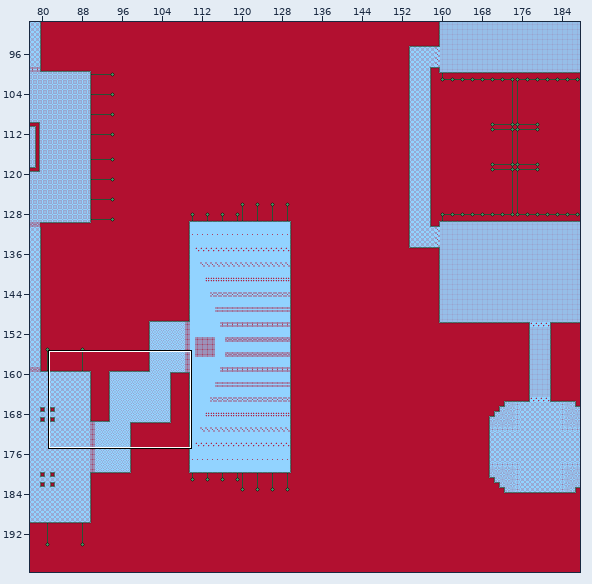
Tiled map: Assets/Ready/TileMaps/Level_52.tmx. The first picture is a wide view before the edit; the outline marks the close-up.
Close-up. As it was:
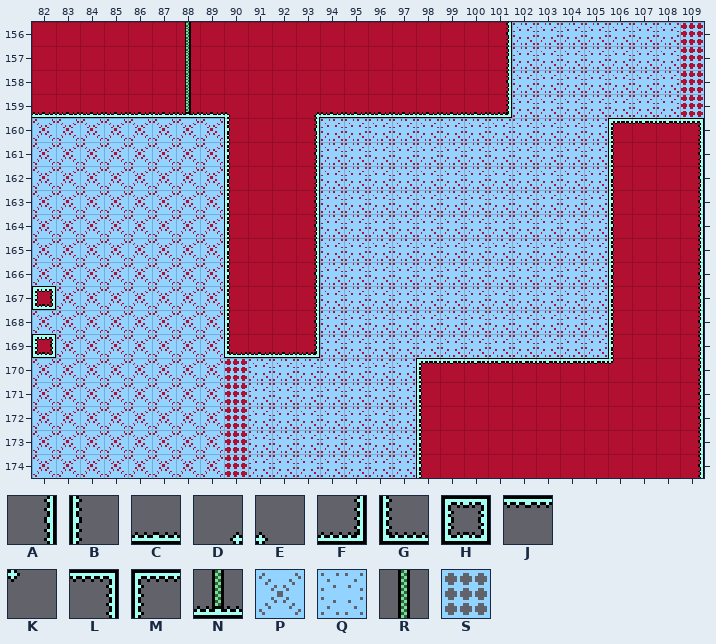
Cells are 16x16 px. Shown: x 82..109, y 156..174. The commit also changed other parts of the map, which this record leaves out.
Key: from "5x": A 3, B 4, C 48, D 49, E 50, F 51, G 51 flipped left-right, H 56, J 64, K 66, L 67, M 68, N 93 flipped left-right, P 101, Q 105, R 107 flipped left-right, S 138.
_ is an empty cell.
Layers that did not change in this view are not listed.
Layer "Floor" before, first column x 82:
156 ______R____________AQQQQQQQS
157 ______R____________AQQQQQQQS
158 ______R____________AQQQQQQQS
159 CCCCCCNCE__DCCCCCCCFQQQQQQQS
160 PPPPPPPPB__AQQQQQQQQQQQQMJJL
161 PPPPPPPPB__AQQQQQQQQQQQQB__A
162 PPPPPPPPB__AQQQQQQQQQQQQB__A
163 PPPPPPPPB__AQQQQQQQQQQQQB__A
164 PPPPPPPPB__AQQQQQQQQQQQQB__A
165 PPPPPPPPB__AQQQQQQQQQQQQB__A
166 PPPPPPPPB__AQQQQQQQQQQQQB__A
167 HPPPPPPPB__AQQQQQQQQQQQQB__A
168 PPPPPPPPB__AQQQQQQQQQQQQB__A
169 HPPPPPPPGCCFQQQQQQQQQQQQB__A
170 PPPPPPPPSQQQQQQQMJJJJJJJK__A
171 PPPPPPPPSQQQQQQQB__________A
172 PPPPPPPPSQQQQQQQB__________A
173 PPPPPPPPSQQQQQQQB__________A
174 PPPPPPPPSQQQQQQQB__________A
The same view after the edit:
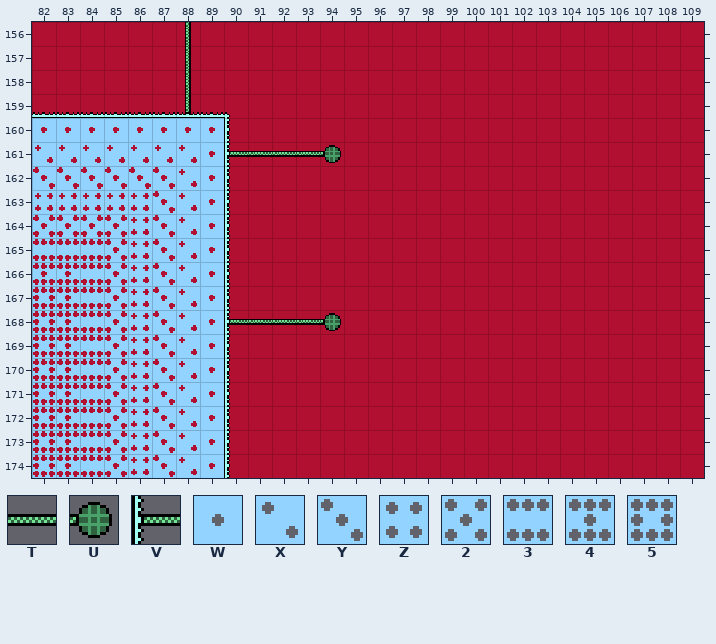
Further tiles: from "5x": T 76, U 77, V 95, W 117, X 118, Y 119, Z 120, 2 121, 3 122, 4 136, 5 137.
The edit:
Layer "Floor":
The author changed tile P to tile 2 in row 164 at x 82 to 85; in rows 165 to 174 at x 85.
The author changed tile P to tile 3 in row 165 at x 82 to 84; in rows 166 to 174 at x 84.
The author changed tile P to tile 4 in row 166 at x 82 to 83; in rows 167 to 174 at x 83.
The author changed tile H to tile 5 in row 167 at x 82; in row 169 at x 82.
The author changed tile P to tile 5 in row 168 at x 82; in rows 170 to 174 at x 82.
The author changed tile G to tile B in row 169 at x 90.
The author changed tile S to tile B in rows 170 to 174 at x 90.
The author changed tile A to tile T in row 161 at x 93; in row 168 at x 93.
Tile T now appears in row 161 at x 91 to 92; in row 168 at x 91 to 92.
The author changed tile Q to tile U in row 161 at x 94; in row 168 at x 94.
The author changed tile B to tile V in row 161 at x 90; in row 168 at x 90.
The author changed tile P to tile W in row 160 at x 82 to 89; in rows 161 to 174 at x 89.
The author changed tile P to tile X in row 161 at x 82 to 88; in rows 162 to 174 at x 88.
The author changed tile P to tile Y in row 162 at x 82 to 87; in rows 163 to 174 at x 87.
The author changed tile P to tile Z in row 163 at x 82 to 86; in rows 164 to 174 at x 86.
The author cleared tile A in rows 156 to 158 at x 101; in row 160 at x 93; in row 161 at x 109; in rows 162 to 167 at x 93 and 109; in rows 168 to 174 at x 109.
The author cleared tile B in rows 161 to 169 at x 106; in rows 171 to 174 at x 98.
The author cleared tile C in row 159 at x 94 to 100; in row 169 at x 91 to 92.
The author cleared tile D in row 159 at x 93.
The author cleared tile F in row 159 at x 101; in row 169 at x 93.
The author cleared tile J in row 160 at x 107 to 108; in row 170 at x 99 to 105.
The author cleared tile K in row 170 at x 106.
The author cleared tile L in row 160 at x 109.
The author cleared tile M in row 160 at x 106; in row 170 at x 98.
The author cleared tile Q in rows 156 to 159 at x 102 to 108; in row 160 at x 94 to 105; in row 161 at x 95 to 105; in rows 162 to 167 at x 94 to 105; in row 168 at x 95 to 105; in row 169 at x 94 to 105.
The author cleared tile Q in rows 170 to 174 at x 91 to 97.
The author cleared tile S in rows 156 to 159 at x 109.
